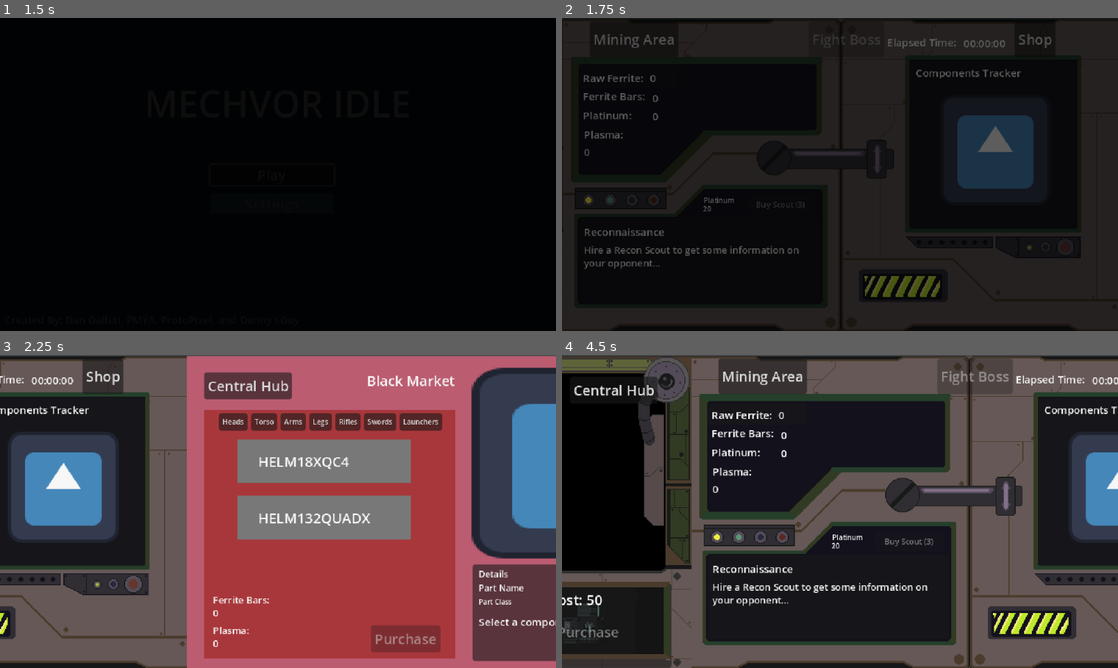
Above: before the commit, frames 1-4 (two rows, left to right).
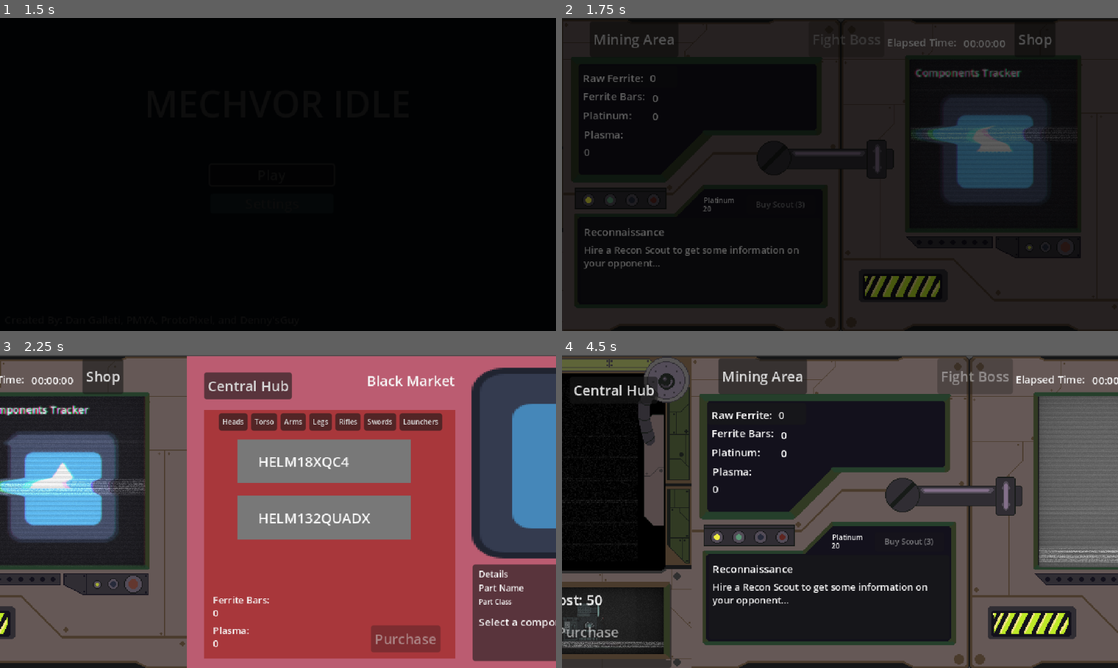
Above: after the commit, the same moments.

Repository: DennysGuy/MechvorIdle
Game: Godot game, scene res://src/scenes/MainMenu.tscn
The game is run twice, just before and just after one commit, with the same random seed, the same clock (stepped at 60 frames per second) and the same inputs. The engine's default icon, where the game draws it, is replaced by a stand-in: a white triangle on a blue panel in a dark square.
Inputs (mouse positions are in pixels of both pictures, inside the frame that each line leads up to):
- Up to frame 1 (1.5 s): click "Play" at 0.5 s; click "Play" at 1.25 s
- Up to frame 2 (1.75 s): no input
- Up to frame 3 (2.25 s): move the mouse to (400, 495) at 2.02 s; hold D (move_right) from 2.03 s (still down); click (400, 495) at 2.17 s
- Up to frame 4 (4.5 s): release D (move_right) at 2.75 s; click "Central Hub" at 2.75 s; move the mouse to (728, 527) at 3.52 s; hold A (move_left) 3.53-4.28 s; click (728, 527) at 3.67 s; move the mouse to (895, 442) at 4.27 s; hold D (move_right) from 4.28 s (still down); click (895, 442) at 4.42 s

Frame 1 is identical in both runs. In frame 2, 1.2% of the frame differs, in the area x 62-93%, y 16-54%; in frame 3, 5.8%; in frame 4, 8.3%, in the area x 0-100%, y 13-94%.
Error in both runs: Cannot call method 'change_scene_to_file' on a null value. (res://src/scripts/Panels/main_menu.gd:19)

Commit message:
crt shader?

Diff:
--- a/mechvoridle/src/scenes/AsteroidArea.tscn
+++ b/mechvoridle/src/scenes/AsteroidArea.tscn
@@ -1,7 +1,9 @@
-[gd_scene load_steps=7 format=3 uid="uid://caw51s5447gtc"]
+[gd_scene load_steps=10 format=3 uid="uid://caw51s5447gtc"]
 
 [ext_resource type="Script" uid="uid://dxkkmj0baivjr" path="res://src/scripts/Panels/asteroid_area.gd" id="1_6ww1j"]
 [ext_resource type="Texture2D" uid="uid://ghoq3njhb4ly" path="res://assets/graphics/AsteroidPlaceHolder.png" id="1_80q61"]
+[ext_resource type="PackedScene" uid="uid://cirgs6mk7lbc3" path="res://src/scenes/CRTOverlay.tscn" id="3_2fxli"]
+[ext_resource type="Shader" uid="uid://cn65vgwd8wjfu" path="res://src/scripts/CRTShader.gdshader" id="4_fde8e"]
 
 [sub_resource type="Animation" id="Animation_6ww1j"]
 length = 0.001
@@ -43,6 +45,31 @@
 
 [sub_resource type="RectangleShape2D" id="RectangleShape2D_6ww1j"]
 size = Vector2(123.75, 121)
+
+[sub_resource type="ShaderMaterial" id="ShaderMaterial_0sd8y"]
+resource_local_to_scene = true
+shader = ExtResource("4_fde8e")
+shader_parameter/overlay = true
+shader_parameter/scanlines_opacity = 0.0
+shader_parameter/scanlines_width = 0.392
+shader_parameter/grille_opacity = 0.086
+shader_parameter/resolution = Vector2(640, 480)
+shader_parameter/pixelate = false
+shader_parameter/roll = true
+shader_parameter/roll_speed = 5.0
+shader_parameter/roll_size = 54.268
+shader_parameter/roll_variation = 1.901
+shader_parameter/distort_intensity = 0.01
+shader_parameter/noise_opacity = 0.183
+shader_parameter/noise_speed = 3.0
+shader_parameter/static_noise_intensity = 0.09
+shader_parameter/aberration = 0.02
+shader_parameter/brightness = 1.0
+shader_parameter/discolor = false
+shader_parameter/warp_amount = 0.1
+shader_parameter/clip_warp = true
+shader_parameter/vignette_intensity = 0.4
+shader_parameter/vignette_opacity = 0.583
 
 [node name="AsteroidArea" type="Node2D"]
 script = ExtResource("1_6ww1j")
@@ -123,6 +150,13 @@
 [node name="UFOInPosition" type="Marker2D" parent="."]
 position = Vector2(185, -21)
 
+[node name="CanvasLayer" type="CanvasLayer" parent="."]
+
+[node name="CRTOverlay" parent="CanvasLayer" instance=ExtResource("3_2fxli")]
+material = SubResource("ShaderMaterial_0sd8y")
+
 [connection signal="timeout" from="AsteroidSpawnTimer" to="." method="_on_asteroid_spawn_timer_timeout"]
 [connection signal="timeout" from="UFOSpawnTimer" to="." method="_on_ufo_spawn_timer_timeout"]
 [connection signal="gui_input" from="MiningAsteroid" to="." method="_on_texture_rect_gui_input"]
+
+[editable path="CanvasLayer/CRTOverlay"]
--- /dev/null
+++ b/mechvoridle/src/scenes/CRTOverlay.tscn
@@ -0,0 +1,34 @@
+[gd_scene load_steps=3 format=3 uid="uid://cirgs6mk7lbc3"]
+
+[ext_resource type="Shader" uid="uid://cn65vgwd8wjfu" path="res://src/scripts/CRTShader.gdshader" id="1_7keks"]
+
+[sub_resource type="ShaderMaterial" id="ShaderMaterial_fde8e"]
+resource_local_to_scene = true
+shader = ExtResource("1_7keks")
+shader_parameter/overlay = true
+shader_parameter/scanlines_opacity = 0.426
+shader_parameter/scanlines_width = 0.5
+shader_parameter/grille_opacity = 0.086
+shader_parameter/resolution = Vector2(640, 480)
+shader_parameter/pixelate = true
+shader_parameter/roll = true
+shader_parameter/roll_speed = 5.0
+shader_parameter/roll_size = 12.0
+shader_parameter/roll_variation = 1.901
+shader_parameter/distort_intensity = 0.01
+shader_parameter/noise_opacity = 0.183
+shader_parameter/noise_speed = 3.0
+shader_parameter/static_noise_intensity = 0.09
+shader_parameter/aberration = 0.02
+shader_parameter/brightness = 2.0
+shader_parameter/discolor = false
+shader_parameter/warp_amount = 0.2
+shader_parameter/clip_warp = true
+shader_parameter/vignette_intensity = 0.4
+shader_parameter/vignette_opacity = 0.49
+
+[node name="CRTOverlay" type="ColorRect"]
+material = SubResource("ShaderMaterial_fde8e")
+offset_right = 640.0
+offset_bottom = 240.0
+mouse_filter = 2
--- a/mechvoridle/src/scenes/CentralStatsPanel.tscn
+++ b/mechvoridle/src/scenes/CentralStatsPanel.tscn
@@ -1,8 +1,33 @@
-[gd_scene load_steps=4 format=3 uid="uid://dio1yrjtiu67"]
+[gd_scene load_steps=6 format=3 uid="uid://dio1yrjtiu67"]
 
 [ext_resource type="Script" uid="uid://cetlwbelt5u36" path="res://src/scripts/Panels/central_stats_panel.gd" id="1_1x76c"]
 [ext_resource type="Texture2D" uid="uid://dlfbvdcwk6dr2" path="res://icon.svg" id="2_liohg"]
 [ext_resource type="Texture2D" uid="uid://d1uicvdj2ugdb" path="res://assets/graphics/CentralPanel.png" id="2_m6dgc"]
+[ext_resource type="Shader" uid="uid://cn65vgwd8wjfu" path="res://src/scripts/CRTShader.gdshader" id="4_ve6vp"]
+
+[sub_resource type="ShaderMaterial" id="ShaderMaterial_lvy6k"]
+shader = ExtResource("4_ve6vp")
+shader_parameter/overlay = true
+shader_parameter/scanlines_opacity = 0.194
+shader_parameter/scanlines_width = 0.162
+shader_parameter/grille_opacity = 0.0
+shader_parameter/resolution = Vector2(640, 480)
+shader_parameter/pixelate = true
+shader_parameter/roll = true
+shader_parameter/roll_speed = 1.0
+shader_parameter/roll_size = 10.247
+shader_parameter/roll_variation = 3.77
+shader_parameter/distort_intensity = 0.05
+shader_parameter/noise_opacity = 0.4
+shader_parameter/noise_speed = 5.0
+shader_parameter/static_noise_intensity = 0.06
+shader_parameter/aberration = 0.01
+shader_parameter/brightness = 1.4
+shader_parameter/discolor = false
+shader_parameter/warp_amount = 0.0
+shader_parameter/clip_warp = false
+shader_parameter/vignette_intensity = 0.2
+shader_parameter/vignette_opacity = 0.263
 
 [node name="CentralHubPanel" type="Control"]
 layout_mode = 3
@@ -234,6 +259,14 @@
 offset_bottom = 167.0
 texture = ExtResource("2_liohg")
 
+[node name="ColorRect2" type="ColorRect" parent="ColorRect"]
+material = SubResource("ShaderMaterial_lvy6k")
+layout_mode = 0
+offset_left = 400.0
+offset_top = 46.0
+offset_right = 592.0
+offset_bottom = 243.0
+
 [node name="NameEntryBox" type="ColorRect" parent="."]
 visible = false
 layout_mode = 1
--- a/mechvoridle/src/scenes/MiningPane.tscn
+++ b/mechvoridle/src/scenes/MiningPane.tscn
@@ -6,6 +6,7 @@
 [ext_resource type="PackedScene" uid="uid://cc7liqf41bqti" path="res://src/scenes/ResourceTracker.tscn" id="3_d2ayj"]
 [ext_resource type="PackedScene" uid="uid://cg8jxc7r6vcat" path="res://src/scenes/RefineryStationPanel.tscn" id="4_l11te"]
 [ext_resource type="PackedScene" uid="uid://ccmj71mwg532g" path="res://src/scenes/UpgradePanel.tscn" id="5_l11te"]
+[ext_resource type="Shader" uid="uid://cn65vgwd8wjfu" path="res://src/scripts/CRTShader.gdshader" id="6_78b4q"]
 [ext_resource type="Texture2D" uid="uid://bp4mre5vn47ji" path="res://assets/graphics/MiningPanel_overlay.png" id="7_t7rsg"]
 
 [sub_resource type="Animation" id="Animation_t7rsg"]
@@ -59,6 +60,31 @@
 &"RESET": SubResource("Animation_ooyll"),
 &"ShowUpgradePanel": SubResource("Animation_l11te")
 }
+
+[sub_resource type="ShaderMaterial" id="ShaderMaterial_tow8p"]
+resource_local_to_scene = true
+shader = ExtResource("6_78b4q")
+shader_parameter/overlay = true
+shader_parameter/scanlines_opacity = 0.029
+shader_parameter/scanlines_width = 0.11
+shader_parameter/grille_opacity = 0.0
+shader_parameter/resolution = Vector2(640, 360)
+shader_parameter/pixelate = false
+shader_parameter/roll = true
+shader_parameter/roll_speed = 3.0
+shader_parameter/roll_size = 22.621
+shader_parameter/roll_variation = 4.444
+shader_parameter/distort_intensity = 0.1
+shader_parameter/noise_opacity = 0.482
+shader_parameter/noise_speed = 1.0
+shader_parameter/static_noise_intensity = 0.06
+shader_parameter/aberration = 4.75e-08
+shader_parameter/brightness = 1.4
+shader_parameter/discolor = false
+shader_parameter/warp_amount = 0.0
+shader_parameter/clip_warp = false
+shader_parameter/vignette_intensity = 0.2
+shader_parameter/vignette_opacity = 0.851
 
 [node name="MiningRefiningPane" type="Control"]
 layout_mode = 3
@@ -126,6 +152,33 @@
 grow_horizontal = 0
 grow_vertical = 0
 
+[node name="CRTOverlayForMonitor" type="ColorRect" parent="ColorRect"]
+material = SubResource("ShaderMaterial_tow8p")
+layout_mode = 0
+offset_left = 94.0
+offset_top = 266.0
+offset_right = 240.0
+offset_bottom = 343.0
+mouse_filter = 2
+
+[node name="CRTOverlayForMonitor2" type="ColorRect" parent="ColorRect"]
+material = SubResource("ShaderMaterial_tow8p")
+layout_mode = 0
+offset_left = 281.0
+offset_top = 266.0
+offset_right = 427.0
+offset_bottom = 343.0
+mouse_filter = 2
+
+[node name="CRTOverlayForMonitor3" type="ColorRect" parent="ColorRect"]
+material = SubResource("ShaderMaterial_tow8p")
+layout_mode = 0
+offset_left = 463.0
+offset_top = 266.0
+offset_right = 609.0
+offset_bottom = 343.0
+mouse_filter = 2
+
 [node name="Overlay" type="TextureRect" parent="ColorRect"]
 layout_mode = 0
 offset_left = -1.0
--- /dev/null
+++ b/mechvoridle/src/scripts/CRTShader.gdshader
@@ -0,0 +1,231 @@
+/*
+Shader from Godot Shaders - the free shader library.
+godotshaders.com/shader/VHS-and-CRT-monitor-effect
+
+This shader is under CC0 license. Feel free to use, improve and
+change this shader according to your needs and consider sharing
+the modified result to godotshaders.com.
+*/
+
+shader_type canvas_item;
+
+//*** IMPORTANT! ***/
+// - If you are using this shader to affect the node it is applied to set 'overlay' to false (unchecked in the instepctor).
+// - If you are using this shader as an overlay, and want the shader to affect the nodes below in the Scene hierarchy,
+//   set 'overlay' to true (checked in the inspector).
+// On Mac there is potentially a bug causing this to not work properly. If that is the case and you want to use the shader as an overlay
+// change all "overlay ? SCREEN_TEXTURE : TEXTURE" to only "SCREEN_TEXTURE" on lines 129-140, and "vec2 uv = overlay ? warp(SCREEN_UV) : warp(UV);"
+// to "vec2 uv = warp(SCREEN_UV);" on line 98.
+uniform bool overlay = false;
+
+uniform sampler2D SCREEN_TEXTURE: hint_screen_texture, filter_linear_mipmap;
+
+uniform float scanlines_opacity : hint_range(0.0, 1.0) = 0.4;
+uniform float scanlines_width : hint_range(0.0, 0.5) = 0.25;
+uniform float grille_opacity : hint_range(0.0, 1.0) = 0.3;
+uniform vec2 resolution = vec2(640.0, 480.0); // Set the number of rows and columns the texture will be divided in. Scanlines and grille will make a square based on these values
+
+uniform bool pixelate = true; // Fill each square ("pixel") with a sampled color, creating a pixel look and a more accurate representation of how a CRT monitor would work.
+
+uniform bool roll = true;
+uniform float roll_speed = 8.0; // Positive values are down, negative are up
+uniform float roll_size : hint_range(0.0, 100.0) = 15.0;
+uniform float roll_variation : hint_range(0.1, 5.0) = 1.8; // This valie is not an exact science. You have to play around with the value to find a look you like. How this works is explained in the code below.
+uniform float distort_intensity : hint_range(0.0, 0.2) = 0.05; // The distortion created by the rolling effect.
+
+uniform float noise_opacity : hint_range(0.0, 1.0) = 0.4;
+uniform float noise_speed = 5.0; // There is a movement in the noise pattern that can be hard to see first. This sets the speed of that movement.
+
+uniform float static_noise_intensity : hint_range(0.0, 1.0) = 0.06;
+
+uniform float aberration : hint_range(-1.0, 1.0) = 0.03; // Chromatic aberration, a distortion on each color channel.
+uniform float brightness = 1.4; // When adding scanline gaps and grille the image can get very dark. Brightness tries to compensate for that.
+uniform bool discolor = true; // Add a discolor effect simulating a VHS
+
+uniform float warp_amount :hint_range(0.0, 5.0) = 1.0; // Warp the texture edges simulating the curved glass of a CRT monitor or old TV.
+uniform bool clip_warp = false;
+
+uniform float vignette_intensity = 0.4; // Size of the vignette, how far towards the middle it should go.
+uniform float vignette_opacity : hint_range(0.0, 1.0) = 0.5;
+
+// Used by the noise functin to generate a pseudo random value between 0.0 and 1.0
+vec2 random(vec2 uv){
+    uv = vec2( dot(uv, vec2(127.1,311.7) ),
+               dot(uv, vec2(269.5,183.3) ) );
+    return -1.0 + 2.0 * fract(sin(uv) * 43758.5453123);
+}
+
+// Generate a Perlin noise used by the distortion effects
+float noise(vec2 uv) {
+    vec2 uv_index = floor(uv);
+    vec2 uv_fract = fract(uv);
+
+    vec2 blur = smoothstep(0.0, 1.0, uv_fract);
+
+    return mix( mix( dot( random(uv_index + vec2(0.0,0.0) ), uv_fract - vec2(0.0,0.0) ),
+                     dot( random(uv_index + vec2(1.0,0.0) ), uv_fract - vec2(1.0,0.0) ), blur.x),
+                mix( dot( random(uv_index + vec2(0.0,1.0) ), uv_fract - vec2(0.0,1.0) ),
+                     dot( random(uv_index + vec2(1.0,1.0) ), uv_fract - vec2(1.0,1.0) ), blur.x), blur.y) * 0.5 + 0.5;
+}
+
+// Takes in the UV and warps the edges, creating the spherized effect
+vec2 warp(vec2 uv){
+	vec2 delta = uv - 0.5;
+	float delta2 = dot(delta.xy, delta.xy);
+	float delta4 = delta2 * delta2;
+	float delta_offset = delta4 * warp_amount;
+
+	return uv + delta * delta_offset;
+}
+
+// Adds a black border to hide stretched pixel created by the warp effect
+float border (vec2 uv){
+	float radius = min(warp_amount, 0.08);
+	radius = max(min(min(abs(radius * 2.0), abs(1.0)), abs(1.0)), 1e-5);
+	vec2 abs_uv = abs(uv * 2.0 - 1.0) - vec2(1.0, 1.0) + radius;
+	float dist = length(max(vec2(0.0), abs_uv)) / radius;
+	float square = smoothstep(0.96, 1.0, dist);
+	return clamp(1.0 - square, 0.0, 1.0);
+}
+
+// Adds a vignette shadow to the edges of the image
+float vignette(vec2 uv){
+	uv *= 1.0 - uv.xy;
+	float vignette = uv.x * uv.y * 15.0;
+	return pow(vignette, vignette_intensity * vignette_opacity);
+}
+
+void fragment()
+{
+	vec2 uv = overlay ? warp(SCREEN_UV) : warp(UV); // Warp the uv. uv will be used in most cases instead of UV to keep the warping
+	vec2 text_uv = uv;
+	vec2 roll_uv = vec2(0.0);
+	float time = roll ? TIME : 0.0;
+
+
+	// Pixelate the texture based on the given resolution.
+	if (pixelate)
+	{
+		text_uv = ceil(uv * resolution) / resolution;
+	}
+
+	// Create the rolling effect. We need roll_line a bit later to make the noise effect.
+	// That is why this runs if roll is true OR noise_opacity is over 0.
+	float roll_line = 0.0;
+	if (roll || noise_opacity > 0.0)
+	{
+		// Create the areas/lines where the texture will be distorted.
+		roll_line = smoothstep(0.3, 0.9, sin(uv.y * roll_size - (time * roll_speed) ) );
+		// Create more lines of a different size and apply to the first set of lines. This creates a bit of variation.
+		roll_line *= roll_line * smoothstep(0.3, 0.9, sin(uv.y * roll_size * roll_variation - (time * roll_speed * roll_variation) ) );
+		// Distort the UV where where the lines are
+		roll_uv = vec2(( roll_line * distort_intensity * (1.-UV.x)), 0.0);
+	}
+
+	vec4 text;
+	if (roll)
+	{
+		// If roll is true distort the texture with roll_uv. The texture is split up into RGB to
+		// make some chromatic aberration. We apply the aberration to the red and green channels accorging to the aberration parameter
+		// and intensify it a bit in the roll distortion.
+		text.r = texture(SCREEN_TEXTURE, text_uv + roll_uv * 0.8 + vec2(aberration, 0.0) * .1).r;
+		text.g = texture(SCREEN_TEXTURE, text_uv + roll_uv * 1.2 - vec2(aberration, 0.0) * .1 ).g;
+		text.b = texture(SCREEN_TEXTURE, text_uv + roll_uv).b;
+		text.a = 1.0;
+	}
+	else
+	{
+		// If roll is false only apply the aberration without any distorion. The aberration values are very small so the .1 is only
+		// to make the slider in the Inspector less sensitive.
+		text.r = texture(SCREEN_TEXTURE, text_uv + vec2(aberration, 0.0) * .1).r;
+		text.g = texture(SCREEN_TEXTURE, text_uv - vec2(aberration, 0.0) * .1).g;
+		text.b = texture(SCREEN_TEXTURE, text_uv).b;
+		text.a = 1.0;
+	}
+
+	float r = text.r;
+	float g = text.g;
+	float b = text.b;
+
+	uv = warp(UV);
+
+	// CRT monitors don't have pixels but groups of red, green and blue dots or lines, called grille. We isolate the texture's color channels
+	// and divide it up in 3 offsetted lines to show the red, green and blue colors next to each other, with a small black gap between.
+	if (grille_opacity > 0.0){
+
+		float g_r = smoothstep(0.85, 0.95, abs(sin(uv.x * (resolution.x * 3.14159265))));
+		r = mix(r, r * g_r, grille_opacity);
+
+		float g_g = smoothstep(0.85, 0.95, abs(sin(1.05 + uv.x * (resolution.x * 3.14159265))));
+		g = mix(g, g * g_g, grille_opacity);
+
+		float b_b = smoothstep(0.85, 0.95, abs(sin(2.1 + uv.x * (resolution.x * 3.14159265))));
+		b = mix(b, b * b_b, grille_opacity);
+
+	}
+
+	// Apply the grille to the texture's color channels and apply Brightness. Since the grille and the scanlines (below) make the image very dark you
+	// can compensate by increasing the brightness.
+	text.r = clamp(r * brightness, 0.0, 1.0);
+	text.g = clamp(g * brightness, 0.0, 1.0);
+	text.b = clamp(b * brightness, 0.0, 1.0);
+
+	// Scanlines are the horizontal lines that make up the image on a CRT monitor.
+	// Here we are actual setting the black gap between each line, which I guess is not the right definition of the word, but you get the idea
+	float scanlines = 0.5;
+	if (scanlines_opacity > 0.0)
+	{
+		// Same technique as above, create lines with sine and applying it to the texture. Smoothstep to allow setting the line size.
+		scanlines = smoothstep(scanlines_width, scanlines_width + 0.5, abs(sin(uv.y * (resolution.y * 3.14159265))));
+		text.rgb = mix(text.rgb, text.rgb * vec3(scanlines), scanlines_opacity);
+	}
+
+	// Apply the banded noise.
+	if (noise_opacity > 0.0)
+	{
+		// Generate a noise pattern that is very stretched horizontally, and animate it with noise_speed
+		float noise = smoothstep(0.4, 0.5, noise(uv * vec2(2.0, 200.0) + vec2(10.0, (TIME * (noise_speed))) ) );
+
+		// We use roll_line (set above) to define how big the noise should be vertically (multiplying cuts off all black parts).
+		// We also add in some basic noise with random() to break up the noise pattern above. The noise is sized according to
+		// the resolution value set in the inspector. If you don't like this look you can
+		// change "ceil(uv * resolution) / resolution" to only "uv" to make it less pixelated. Or multiply resolution with som value
+		// greater than 1.0 to make them smaller.
+		roll_line *= noise * scanlines * clamp(random((ceil(uv * resolution) / resolution) + vec2(TIME * 0.8, 0.0)).x + 0.8, 0.0, 1.0);
+		// Add it to the texture based on noise_opacity
+		text.rgb = clamp(mix(text.rgb, text.rgb + roll_line, noise_opacity), vec3(0.0), vec3(1.0));
+	}
+
+	// Apply static noise by generating it over the whole screen in the same way as above
+	if (static_noise_intensity > 0.0)
+	{
+		text.rgb += clamp(random((ceil(uv * resolution) / resolution) + fract(TIME)).x, 0.0, 1.0) * static_noise_intensity;
+	}
+
+	// Apply a black border to hide imperfections caused by the warping.
+	// Also apply the vignette
+	text.rgb *= border(uv);
+	text.rgb *= vignette(uv);
+	// Hides the black border and make that area transparent. Good if you want to add the the texture on top an image of a TV or monitor.
+	if (clip_warp)
+	{
+		text.a = border(uv);
+	}
+
+	// Apply discoloration to get a VHS look (lower saturation and higher contrast)
+	// You can play with the values below or expose them in the Inspector.
+	float saturation = 0.5;
+	float contrast = 1.2;
+	if (discolor)
+	{
+		// Saturation
+		vec3 greyscale = vec3(text.r + text.g + text.b) / 3.;
+		text.rgb = mix(text.rgb, greyscale, saturation);
+
+		// Contrast
+		float midpoint = pow(0.5, 2.2);
+		text.rgb = (text.rgb - vec3(midpoint)) * contrast + midpoint;
+	}
+
+	COLOR = text;
+}
Not shown: 1 places in mechvoridle/src/scenes/MiningPane.tscn that only renumber resources
Not shown, added: mechvoridle/src/scripts/CRTShader.gdshader.uid
